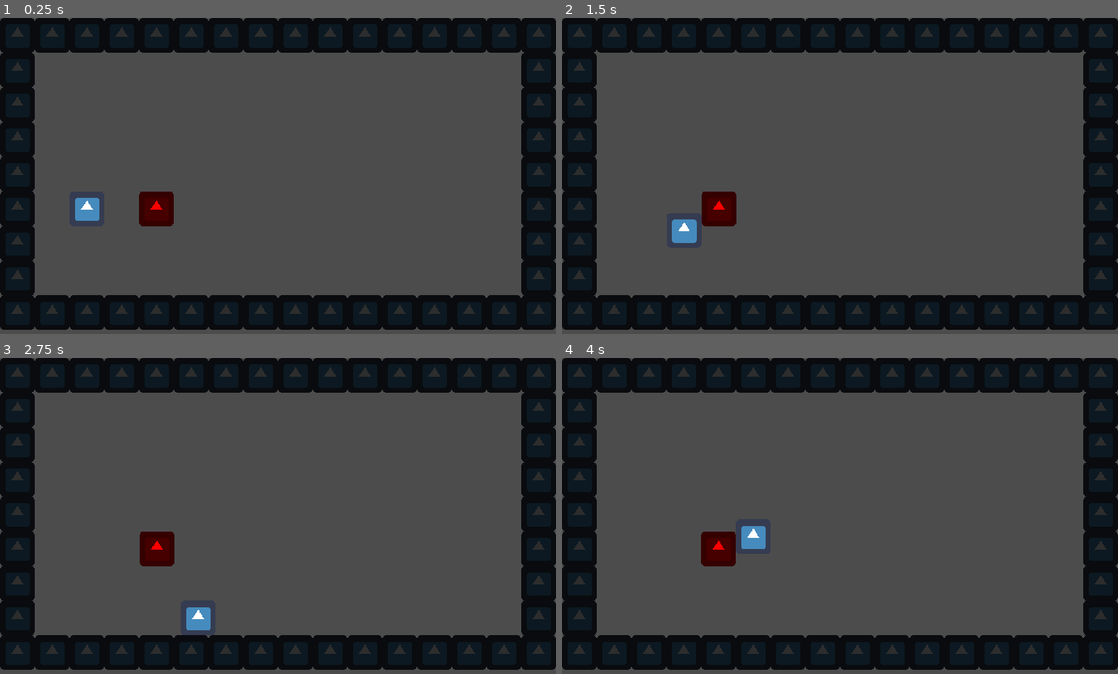
Above: before the commit, frames 1-4 (two rows, left to right).
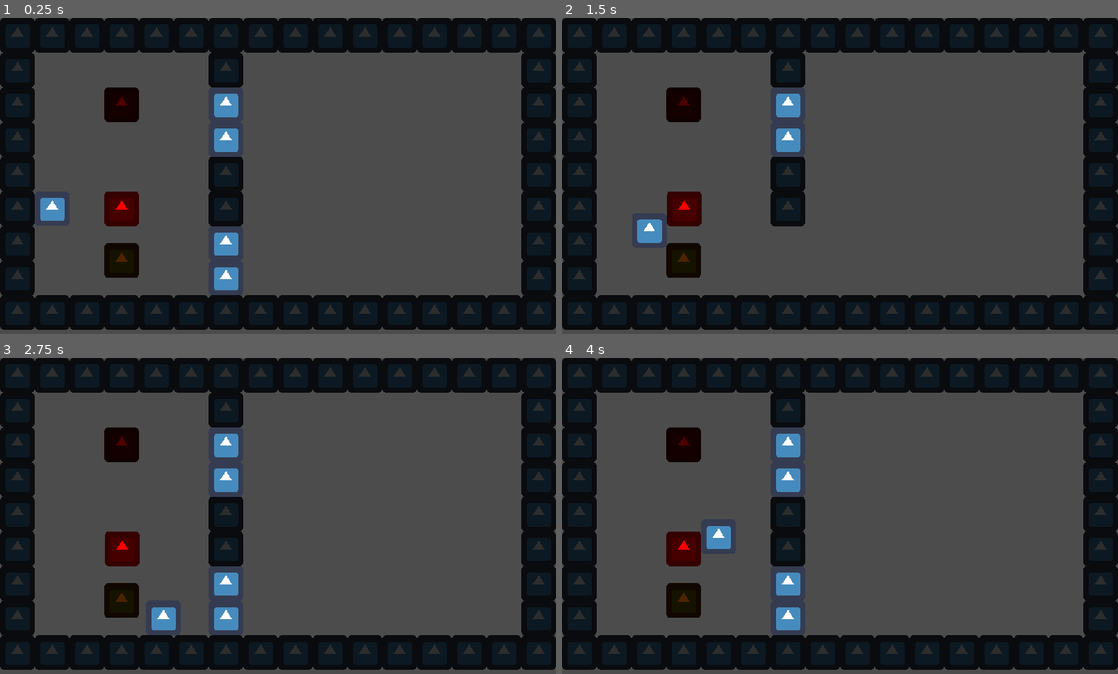
Above: after the commit, the same moments.

Repository: Kevin-Mortimer-19/Subsumen
Game: Godot game, scene res://Test Stage.tscn
Two runs of this game, one before a commit and one after it. Both use one fixed random seed, a clock stepped at 60 frames per second and the inputs below. The engine's default icon, where the game draws it, is replaced by a stand-in: a white triangle on a blue panel in a dark square.
Inputs:
- Up to frame 1 (0.25 s): no input
- Up to frame 2 (1.5 s): tap Enter at 0.5 s; hold D (move_c1_right) 0.53-1.28 s; tap Space at 1.25 s; hold S (move_c1_down) from 1.28 s (still down)
- Up to frame 3 (2.75 s): release S (move_c1_down) at 2.03 s; hold D (move_c1_right) from 2.03 s (still down)
- Up to frame 4 (4 s): release D (move_c1_right) at 2.78 s; hold W (move_c1_up) 2.78-3.53 s; hold A (move_c1_left) from 3.53 s (still down)

The runs differ from the first frame. In frame 1, 6.7% of the frame differs, in the area x 7-44%, y 10-87%; in frame 2, 6.0%; in frame 3, 6.7%; in frame 4, 6.4%.

Commit message:
Added Interactible support and some test Interactibles

Diff:
--- a/Bunji/Test Stage.tscn
+++ b/Bunji/Test Stage.tscn
@@ -1,15 +1,42 @@
-[gd_scene load_steps=3 format=2]
+[gd_scene load_steps=6 format=2]
 
 [ext_resource path="res://entities/PlayerManager.tscn" type="PackedScene" id=1]
 [ext_resource path="res://tiles/Wall.tres" type="TileSet" id=2]
+[ext_resource path="res://tiles/Plate.tscn" type="PackedScene" id=3]
+[ext_resource path="res://tiles/ToggleDoor.tscn" type="PackedScene" id=4]
+[ext_resource path="res://tiles/ColorPlate.tscn" type="PackedScene" id=5]
 
 [node name="TestStage" type="Node2D"]
-
-[node name="PlayerManager" parent="." instance=ExtResource( 1 )]
-position = Vector2( 128, 320 )
+__meta__ = {
+"_edit_vertical_guides_": [  ]
+}
 
 [node name="TileMap" type="TileMap" parent="."]
 modulate = Color( 0.180392, 0.180392, 0.180392, 1 )
 tile_set = ExtResource( 2 )
 format = 1
-tile_data = PoolIntArray( 0, 1, 0, 1, 1, 0, 2, 1, 0, 3, 1, 0 …(92 unchanged characters)…  0, 14, 1, 0, 15, 1, 0, 65536, 1, 0, 65551, 1, 0, 131072, 1, 0, 131087, 1, 0, 196608, 1, 0, 196623, 1, 0, 262144, 1, 0, 262159, 1, 0, 327680, 1, 0, 327695, 1, 0, 393216, 1, 0, 3932 …(262 unchanged characters)…
+tile_data = PoolIntArray( 0, 1, 0, 1, 1, 0, 2, 1, 0, 3, 1, 0 …(92 unchanged characters)…  0, 14, 1, 0, 15, 1, 0, 65536, 1, 0, 65542, 1, 0, 65551, 1, 0, 131072, 1, 0, 131087, 1, 0, 196608, 1, 0, 196623, 1, 0, 262144, 1, 0, 262150, 1, 0, 262159, 1, 0, 327680, 1, 0, 327686, 1, 0, 327695, 1, 0, 393216, 1, 0, 3932 …(262 unchanged characters)…
+
+[node name="ColorPlate" parent="." instance=ExtResource( 5 )]
+position = Vector2( 192, 128 )
+node_path = [ NodePath("../ToggleDoor3"), NodePath("../ToggleDoor4") ]
+character_target = 2
+
+[node name="Plate" parent="." instance=ExtResource( 3 )]
+position = Vector2( 192, 416 )
+node_path = [ NodePath("../ToggleDoor"), NodePath("../ToggleDoor2") ]
+
+[node name="ToggleDoor" parent="." instance=ExtResource( 4 )]
+position = Vector2( 384, 384 )
+
+[node name="ToggleDoor2" parent="." instance=ExtResource( 4 )]
+position = Vector2( 384, 448 )
+
+[node name="ToggleDoor3" parent="." instance=ExtResource( 4 )]
+position = Vector2( 384, 128 )
+
+[node name="ToggleDoor4" parent="." instance=ExtResource( 4 )]
+position = Vector2( 384, 192 )
+
+[node name="PlayerManager" parent="." instance=ExtResource( 1 )]
+position = Vector2( 64, 320 )
--- /dev/null
+++ b/Bunji/scripts/ColorPlate.gd
@@ -0,0 +1,19 @@
+extends "Plate.gd";
+
+export(int) var character_target; # 1 for c1, 2 for c2
+
+# Called when the node enters the scene tree for the first time.
+func _ready():
+	._ready();
+
+func _on_Plate_body_entered(body):
+	if not body.get("character_number") == null:
+		if body.get("character_number") == character_target:
+			is_pressed = true;
+			call_deferred("run_enter");
+
+func _on_Plate_body_exited(body):
+	if not body.get("character_number") == null:
+		if body.get("character_number") == character_target:
+			is_pressed = false;
+			call_deferred("run_exit");
--- /dev/null
+++ b/Bunji/scripts/Interactible.gd
@@ -0,0 +1,20 @@
+extends Node
+
+
+# Declare member variables here. Examples:
+# var a = 2
+# var b = "text"
+
+
+# Called when the node enters the scene tree for the first time.
+func _ready():
+	pass # Replace with function body.
+
+
+func _enter_effect():
+	# Replace with link effect
+	pass;
+
+func _leave_effect():
+	# Replace with link effect
+	pass;
--- /dev/null
+++ b/Bunji/scripts/Plate.gd
@@ -0,0 +1,28 @@
+extends Area2D
+
+
+export(Array, NodePath) var node_path;
+
+var linked_node = [];
+var is_pressed = false;
+
+# Called when the node enters the scene tree for the first time.
+func _ready():
+	for n in node_path:
+		linked_node.append(get_node(n));
+
+func _on_Plate_body_entered(body):
+	is_pressed = true;
+	call_deferred("run_enter");
+
+func _on_Plate_body_exited(body):
+	is_pressed = false;
+	call_deferred("run_exit");
+
+func run_enter():
+	for l in linked_node:
+		l._enter_effect();
+
+func run_exit():
+	for l in linked_node:
+		l._leave_effect();
--- /dev/null
+++ b/Bunji/scripts/ToggleDoor.gd
@@ -0,0 +1,19 @@
+extends "Interactible.gd";
+
+export(bool) var active = true;
+
+# Called when the node enters the scene tree for the first time.
+func _ready():
+	pass # Replace with function body.
+
+func _enter_effect():
+	if(active):
+		$CollisionShape2D.disabled = true;
+		$Sprite.visible = false;
+		active = false;
+
+func _leave_effect():
+	if not active:
+		$CollisionShape2D.disabled = false;
+		$Sprite.visible = true;
+		active = true;
--- /dev/null
+++ b/Bunji/tiles/ColorPlate.tscn
@@ -0,0 +1,22 @@
+[gd_scene load_steps=4 format=2]
+
+[ext_resource path="res://scripts/ColorPlate.gd" type="Script" id=1]
+[ext_resource path="res://icon.png" type="Texture" id=2]
+
+[sub_resource type="RectangleShape2D" id=1]
+extents = Vector2( 32, 32 )
+
+[node name="ColorPlate" type="Area2D"]
+script = ExtResource( 1 )
+
+[node name="Sprite" type="Sprite" parent="."]
+modulate = Color( 0.305882, 0, 0, 1 )
+position = Vector2( 32, 32 )
+texture = ExtResource( 2 )
+
+[node name="CollisionShape2D" type="CollisionShape2D" parent="."]
+position = Vector2( 32, 32 )
+shape = SubResource( 1 )
+
+[connection signal="body_entered" from="." to="." method="_on_Plate_body_entered"]
+[connection signal="body_exited" from="." to="." method="_on_Plate_body_exited"]
--- /dev/null
+++ b/Bunji/tiles/Plate.tscn
@@ -0,0 +1,23 @@
+[gd_scene load_steps=4 format=2]
+
+[ext_resource path="res://icon.png" type="Texture" id=1]
+[ext_resource path="res://scripts/Plate.gd" type="Script" id=2]
+
+[sub_resource type="RectangleShape2D" id=1]
+extents = Vector2( 32, 32 )
+
+[node name="Plate" type="Area2D"]
+monitorable = false
+script = ExtResource( 2 )
+
+[node name="icon" type="Sprite" parent="."]
+modulate = Color( 0.305882, 0.141176, 0, 1 )
+position = Vector2( 32, 32 )
+texture = ExtResource( 1 )
+
+[node name="DetectShape" type="CollisionShape2D" parent="."]
+position = Vector2( 32, 32 )
+shape = SubResource( 1 )
+
+[connection signal="body_entered" from="." to="." method="_on_Plate_body_entered"]
+[connection signal="body_exited" from="." to="." method="_on_Plate_body_exited"]
--- /dev/null
+++ b/Bunji/tiles/ToggleDoor.tscn
@@ -0,0 +1,18 @@
+[gd_scene load_steps=4 format=2]
+
+[ext_resource path="res://icon.png" type="Texture" id=1]
+[ext_resource path="res://scripts/ToggleDoor.gd" type="Script" id=2]
+
+[sub_resource type="RectangleShape2D" id=1]
+extents = Vector2( 32, 32 )
+
+[node name="ToggleDoor" type="KinematicBody2D"]
+script = ExtResource( 2 )
+
+[node name="Sprite" type="Sprite" parent="."]
+position = Vector2( 32, 32 )
+texture = ExtResource( 1 )
+
+[node name="CollisionShape2D" type="CollisionShape2D" parent="."]
+position = Vector2( 32, 32 )
+shape = SubResource( 1 )
